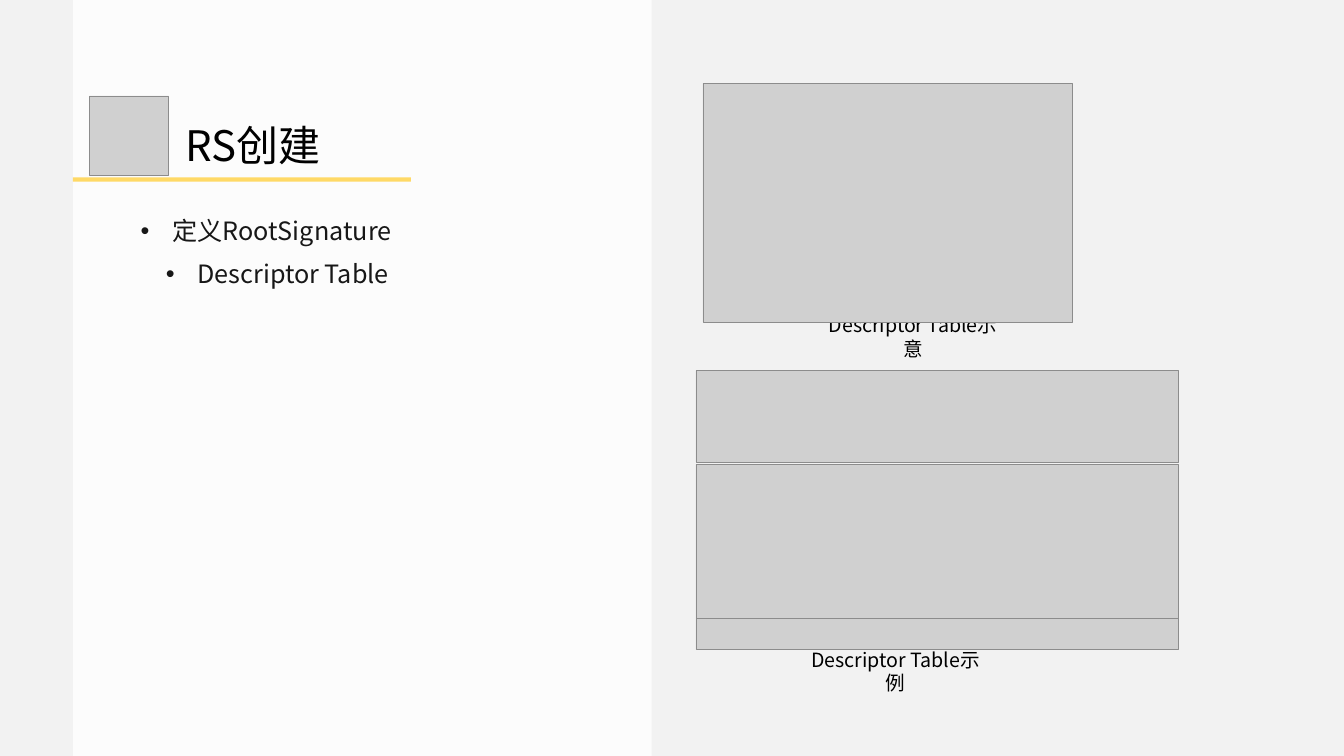
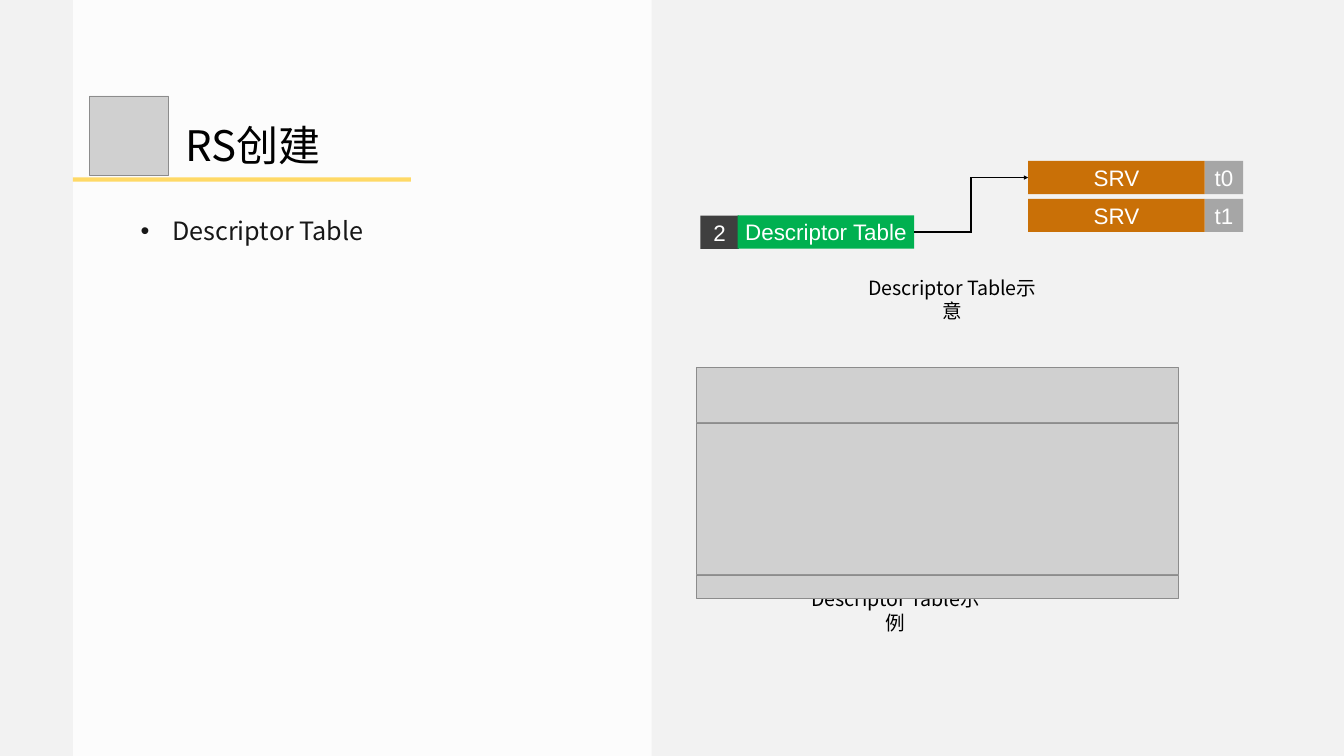
Before and after one commit to doomlover/KSGameEngineTutorials, a slide deck: slide 35 of PPTs/05.深入DX12绘制二.pptx (slide 31 before the commit). Drawn at 1344x756 pixels with LibreOffice and Linux fonts; fonts in the diff are those of the drawing; grey boxes stand for pictures. Boxes give left, top, right and bottom in pixels: in the first picture for what was removed or moved away, otherwise in the second. Text is boxed around its words. In the diff, an @@ line names an element or a change of style, - is before the commit and + after.

```diff
--- a/PPTs/05.深入DX12绘制二.pptx
+++ b/PPTs/05.深入DX12绘制二.pptx
@@ picture removed at (x1=703, y1=83, x2=1072, y2=322) @@
@@ group added at (x1=700, y1=161, x2=1243, y2=249): 6 rectangles, 1 elbow arrow @@
+2
+Descriptor Table
+t0
+SRV
+t1
+SRV
@@ text "Descriptor Table" at (x1=172, y1=220, x2=364, y2=246): list level 2 to 1 in "Descriptor Table" @@
@@ text at (x1=172, y1=218, x2=391, y2=247): paragraph removed @@
-• 定义RootSignature
@@ text "Descriptor Table示意" rewrapped from (x1=829, y1=322, x2=924, y2=337) to (x1=868, y1=280, x2=963, y2=300) @@
@@ picture resized from (x1=696, y1=370, x2=1178, y2=462) to (x1=696, y1=367, x2=1178, y2=422) @@
@@ picture moved from (x1=696, y1=464, x2=1178, y2=618) to (x1=696, y1=423, x2=1178, y2=574) @@
@@ picture added at (x1=696, y1=575, x2=1178, y2=598) @@
@@ text "Descriptor Table示例" rewrapped from (x1=811, y1=649, x2=906, y2=672) to (x1=811, y1=598, x2=906, y2=611) @@
@@ picture removed at (x1=696, y1=618, x2=1178, y2=650) @@
```
Also in this commit, not shown: 21 other slides changed, 2 slides added, 1 other file.
